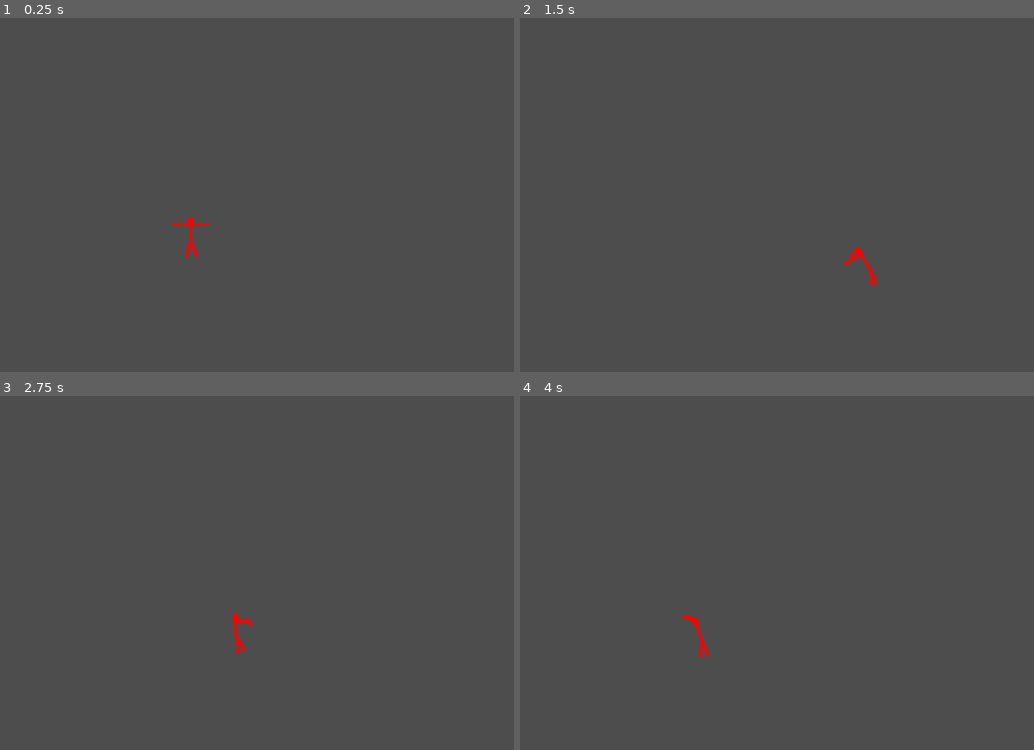
Above: before the commit, frames 1-4 (two rows, left to right).
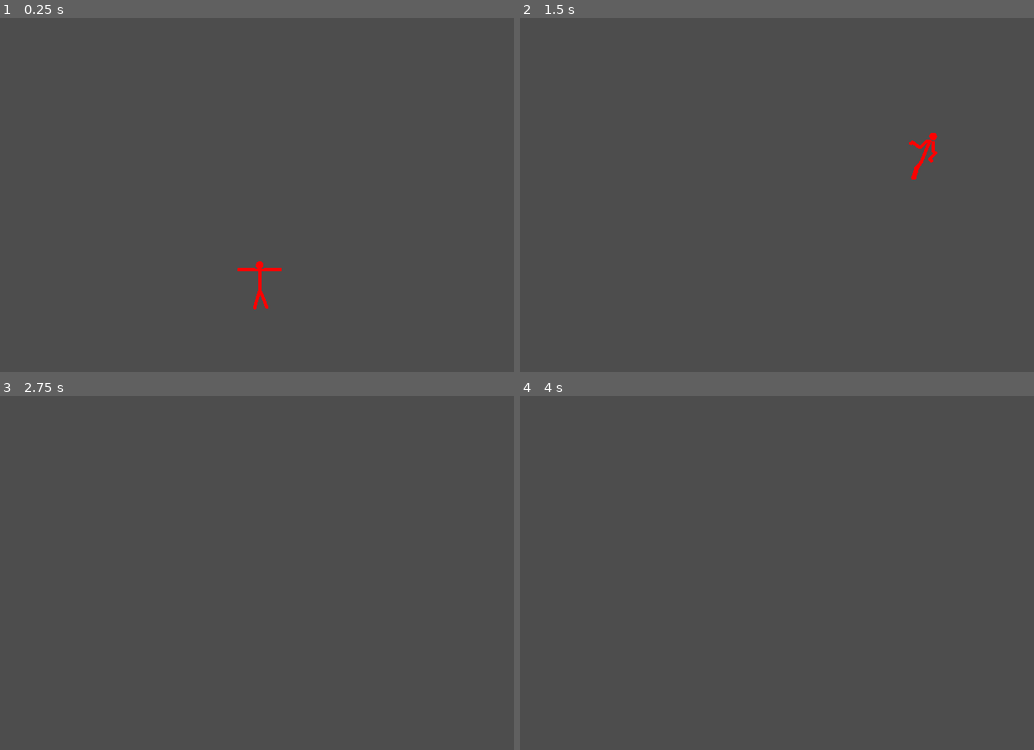
Above: after the commit, the same moments.

Repository: ZevZX/StickManRagdollPhysics
Game: Godot game, scene res://scenes/world.tscn
Same seed, same stepped clock (60 frames per second), same inputs: the game is played once before the commit and once after it.
Inputs:
- Up to frame 1 (0.25 s): no input
- Up to frame 2 (1.5 s): hold Right (ui_right) from 0.53 s (still down); tap Up (ui_up) at 0.6, 0.77, 1.07, 1.35 s
- Up to frame 3 (2.75 s): tap Up (ui_up) at 1.52, 1.82, 2.1 s; release Right (ui_right) at 2.03 s; hold Left (ui_left) from 2.03 s (still down)
- Up to frame 4 (4 s): release Left (ui_left) at 2.78 s; hold Right (ui_right) from 2.78 s (still down); tap Up (ui_up) at 2.85, 3.02, 3.32, 3.6, 3.77 s; tap Enter at 3.5 s

The runs differ from the first frame. In frame 1, 0.3% of the frame differs, in the area x 33-55%, y 56-83%; in frame 2, 0.3%; in frame 3, 0.1%; in frame 4, 0.1%.

Commit message:
changed variable names for convenience

Diff:
--- a/project.godot
+++ b/project.godot
@@ -17,8 +17,8 @@
 
 [display]
 
-window/size/viewport_width=1920
-window/size/viewport_height=1080
+window/size/viewport_width=1600
+window/size/viewport_height=900
 window/stretch/mode="canvas_items"
 window/stretch/aspect="expand"
 
--- a/scenes/ragdoll.tscn
+++ b/scenes/ragdoll.tscn
@@ -25,6 +25,10 @@
 [sub_resource type="CircleShape2D" id="CircleShape2D_206ns"]
 radius = 4.12311
 
+[sub_resource type="CapsuleShape2D" id="CapsuleShape2D_uw5jj"]
+radius = 4.0
+height = 41.6667
+
 [node name="Ragdoll" type="Node2D"]
 script = ExtResource("1_n81eu")
 
@@ -101,6 +105,11 @@
 texture = ExtResource("2_nbk44")
 
 [node name="CollisionShape2D" type="CollisionShape2D" parent="Limbs/LeftHand"]
+shape = SubResource("CircleShape2D_206ns")
+
+[node name="Area2D" type="Area2D" parent="Limbs/LeftHand"]
+
+[node name="CollisionShape2D" type="CollisionShape2D" parent="Limbs/LeftHand/Area2D"]
 shape = SubResource("CircleShape2D_206ns")
 
 [node name="RightUpperArm" type="RigidBody2D" parent="Limbs"]
@@ -147,17 +156,22 @@
 [node name="CollisionShape2D" type="CollisionShape2D" parent="Limbs/RightHand"]
 shape = SubResource("CircleShape2D_206ns")
 
-[node name="RightLegUpper" type="RigidBody2D" parent="Limbs"]
+[node name="Area2D" type="Area2D" parent="Limbs/RightHand"]
+
+[node name="CollisionShape2D" type="CollisionShape2D" parent="Limbs/RightHand/Area2D"]
+shape = SubResource("CircleShape2D_206ns")
+
+[node name="RightUpperLeg" type="RigidBody2D" parent="Limbs"]
 position = Vector2(0, 33)
 rotation = 1.57079
 script = ExtResource("3_wmh32")
 desired_angle = 1.75
 
-[node name="Sprite2D" type="Sprite2D" parent="Limbs/RightLegUpper"]
-scale = Vector2(0.08, 0.08)
-texture = ExtResource("3_q4ikt")
-
-[node name="CollisionShape2D" type="CollisionShape2D" parent="Limbs/RightLegUpper"]
+[node name="Sprite2D" type="Sprite2D" parent="Limbs/RightUpperLeg"]
+scale = Vector2(0.08, 0.08)
+texture = ExtResource("3_q4ikt")
+
+[node name="CollisionShape2D" type="CollisionShape2D" parent="Limbs/RightUpperLeg"]
 rotation = -1.57079
 shape = SubResource("CapsuleShape2D_h281v")
 
@@ -180,7 +194,7 @@
 
 [node name="CollisionShape2D" type="CollisionShape2D" parent="Limbs/RightLowerLeg/Area2D"]
 rotation = -1.57079
-shape = SubResource("CapsuleShape2D_h281v")
+shape = SubResource("CapsuleShape2D_uw5jj")
 
 [node name="LeftUpperLeg" type="RigidBody2D" parent="Limbs"]
 position = Vector2(0, 33)
@@ -219,22 +233,22 @@
 
 [node name="CollisionShape2D" type="CollisionShape2D" parent="Limbs/LeftLowerLeg/Area2D"]
 rotation = -1.57079
-shape = SubResource("CapsuleShape2D_h281v")
+shape = SubResource("CapsuleShape2D_uw5jj")
 
 [node name="TorsoToHead" type="PinJoint2D" parent="."]
 position = Vector2(0, -30)
 node_a = NodePath("../Limbs/Torso")
 node_b = NodePath("../Limbs/Head")
 
-[node name="TorsoToUpperLeftLeg" type="PinJoint2D" parent="."]
+[node name="TorsoToLeftUpperLeg" type="PinJoint2D" parent="."]
 position = Vector2(0, 22)
 node_a = NodePath("../Limbs/Torso")
 node_b = NodePath("../Limbs/LeftUpperLeg")
 
-[node name="TorsoToUpperRightLeg" type="PinJoint2D" parent="."]
+[node name="TorsoToRightUpperLeg" type="PinJoint2D" parent="."]
 position = Vector2(0, 22)
 node_a = NodePath("../Limbs/Torso")
-node_b = NodePath("../Limbs/RightLegUpper")
+node_b = NodePath("../Limbs/RightUpperLeg")
 
 [node name="LeftUpperLegToLeftLowerLeg" type="PinJoint2D" parent="."]
 position = Vector2(0, 44)
@@ -243,35 +257,35 @@
 
 [node name="RightUpperLegToRightLowerLeg" type="PinJoint2D" parent="."]
 position = Vector2(0, 44)
-node_a = NodePath("../Limbs/RightLegUpper")
+node_a = NodePath("../Limbs/RightUpperLeg")
 node_b = NodePath("../Limbs/RightLowerLeg")
 
-[node name="TorsoToLeftArmUpper" type="PinJoint2D" parent="."]
+[node name="TorsoToLeftUpperArm" type="PinJoint2D" parent="."]
 position = Vector2(-4, -27)
 node_a = NodePath("../Limbs/Torso")
 node_b = NodePath("../Limbs/LeftUpperArm")
 
-[node name="TorsoToRightArmUpper" type="PinJoint2D" parent="."]
+[node name="TorsoToRightUpperArm" type="PinJoint2D" parent="."]
 position = Vector2(5, -27)
 node_a = NodePath("../Limbs/Torso")
 node_b = NodePath("../Limbs/RightUpperArm")
 
-[node name="RightArmUpperToRightArmLower" type="PinJoint2D" parent="."]
+[node name="RightUpperArmToRightLowerArm" type="PinJoint2D" parent="."]
 position = Vector2(26, -27)
 node_a = NodePath("../Limbs/RightUpperArm")
 node_b = NodePath("../Limbs/RightLowerArm")
 
-[node name="RightArmLowerToRightHand" type="PinJoint2D" parent="."]
+[node name="RightLowerArmToRightHand" type="PinJoint2D" parent="."]
 position = Vector2(47, -27)
 node_a = NodePath("../Limbs/RightLowerArm")
 node_b = NodePath("../Limbs/RightHand")
 
-[node name="LeftArmUpperToLeftArmLower" type="PinJoint2D" parent="."]
+[node name="LeftUpperArmToLeftLowerArm" type="PinJoint2D" parent="."]
 position = Vector2(-26, -27)
 node_a = NodePath("../Limbs/LeftUpperArm")
 node_b = NodePath("../Limbs/LeftLowerArm")
 
-[node name="LeftArmLowerToHead" type="PinJoint2D" parent="."]
+[node name="LeftLowerArmToHead" type="PinJoint2D" parent="."]
 position = Vector2(-48, -27)
 node_a = NodePath("../Limbs/LeftLowerArm")
 node_b = NodePath("../Limbs/LeftHand")
@@ -280,8 +294,12 @@
 [connection signal="body_exited" from="Limbs/Torso/Area2D" to="." method="_on_area_2d_body_exited"]
 [connection signal="body_entered" from="Limbs/LeftLowerArm/Area2D" to="." method="_on_area_2d_body_entered"]
 [connection signal="body_exited" from="Limbs/LeftLowerArm/Area2D" to="." method="_on_area_2d_body_exited"]
+[connection signal="body_entered" from="Limbs/LeftHand/Area2D" to="." method="_on_area_2d_body_entered"]
+[connection signal="body_exited" from="Limbs/LeftHand/Area2D" to="." method="_on_area_2d_body_exited"]
 [connection signal="body_entered" from="Limbs/RightLowerArm/Area2D" to="." method="_on_area_2d_body_entered"]
 [connection signal="body_exited" from="Limbs/RightLowerArm/Area2D" to="." method="_on_area_2d_body_exited"]
+[connection signal="body_entered" from="Limbs/RightHand/Area2D" to="." method="_on_area_2d_body_entered"]
+[connection signal="body_exited" from="Limbs/RightHand/Area2D" to="." method="_on_area_2d_body_exited"]
 [connection signal="body_entered" from="Limbs/RightLowerLeg/Area2D" to="." method="_on_area_2d_body_entered"]
 [connection signal="body_exited" from="Limbs/RightLowerLeg/Area2D" to="." method="_on_area_2d_body_exited"]
 [connection signal="body_entered" from="Limbs/LeftLowerLeg/Area2D" to="." method="_on_area_2d_body_entered"]
--- a/scenes/world.tscn
+++ b/scenes/world.tscn
@@ -3,7 +3,7 @@
 [ext_resource type="PackedScene" uid="uid://d0pkkcj5jhfco" path="res://scenes/ragdoll.tscn" id="1_mged6"]
 
 [sub_resource type="RectangleShape2D" id="RectangleShape2D_ggrjj"]
-size = Vector2(2223, 1643)
+size = Vector2(595.5, 438.5)
 
 [node name="Game" type="Node2D"]
 
@@ -15,14 +15,26 @@
 collision_layer = 7
 collision_mask = 7
 
+[node name="CollisionShape2D4" type="CollisionShape2D" parent="StaticBody2D"]
+position = Vector2(920, -312)
+shape = SubResource("RectangleShape2D_ggrjj")
+
 [node name="CollisionShape2D" type="CollisionShape2D" parent="StaticBody2D"]
-position = Vector2(1057, 1460)
+position = Vector2(957, 598)
 shape = SubResource("RectangleShape2D_ggrjj")
 
 [node name="CollisionShape2D2" type="CollisionShape2D" parent="StaticBody2D"]
-position = Vector2(-654, -152)
+position = Vector2(1614, 216)
 shape = SubResource("RectangleShape2D_ggrjj")
 
 [node name="CollisionShape2D3" type="CollisionShape2D" parent="StaticBody2D"]
-position = Vector2(2639, -171)
+position = Vector2(179, 343)
 shape = SubResource("RectangleShape2D_ggrjj")
+
+[node name="CollisionShape2D5" type="CollisionShape2D" parent="StaticBody2D"]
+position = Vector2(-3741, -42)
+shape = SubResource("RectangleShape2D_ggrjj")
+
+[node name="CollisionShape2D6" type="CollisionShape2D" parent="StaticBody2D"]
+position = Vector2(-2857, 43)
+shape = SubResource("RectangleShape2D_ggrjj")
--- a/scripts/RagdollController.gd
+++ b/scripts/RagdollController.gd
@@ -1,10 +1,10 @@
 extends Node2D
 
-var power = 300
-const JUMP_VELOCITY = 33
-var can_jump = false
-var can_jumpnumber = 0
-var can_jumplimit = 0
+var moveSpeed = 300
+const jumpHeight = 9900
+var jumpAble = false
+var jumpNumber = 0
+var jumpLimit = 0
 
 # Limb Controls
 var limbs = []
@@ -16,13 +16,13 @@
 func _physics_process(delta):
 	var axis = Input.get_action_strength("ui_right") - Input.get_action_strength("ui_left")
 	var axis_y = - Input.get_action_strength("ui_down")
-	$Limbs/Torso.apply_impulse(Vector2.RIGHT * axis * power, Vector2.ZERO)
-	$Limbs/Torso.apply_impulse(Vector2.UP * 5 * axis_y * power, Vector2.ZERO)
+	$Limbs/Torso.apply_impulse(Vector2.RIGHT * axis * moveSpeed, Vector2.ZERO)
+	$Limbs/Torso.apply_impulse(Vector2.UP * 5 * axis_y * moveSpeed, Vector2.ZERO)
 	# Jumping
-	if Input.is_action_just_pressed("ui_up") and can_jump and can_jumplimit < 2:
-		$Limbs/Torso.apply_impulse(Vector2.UP * JUMP_VELOCITY * power, Vector2.ZERO)
-		can_jumplimit += 1
-		print(can_jumplimit)
+	if Input.is_action_just_pressed("ui_up") and jumpAble and jumpLimit < 2:
+		$Limbs/Torso.apply_impulse(Vector2.UP * jumpHeight, Vector2.ZERO)
+		jumpLimit += 1
+		print(jumpLimit)
 
 	# Loop Over All Limbs
 	for limb in $Limbs.get_children():
@@ -43,15 +43,15 @@
 
 func _on_area_2d_body_entered(body):
 	if body.is_in_group("ground"):
-		can_jump = true
-		print('wall jump on')
-		can_jumpnumber += 1
+		jumpAble = true
+		print('can jump')
+		jumpNumber += 1
 
 func _on_area_2d_body_exited(body):
 	if body.is_in_group("ground"):
-		can_jumpnumber -= 1
-		if can_jumpnumber == 0:
-			can_jump = false
-			print('wall jump off')
-			if can_jumplimit == 2:
-				can_jumplimit -= 2
+		jumpNumber -= 1
+		if jumpNumber == 0:
+			jumpAble = false
+			print('cant jump')
+			if jumpLimit == 2:
+				jumpLimit -= 2
Renamed: scenes/stickman.tscn -> scenes/no.tscn
Not shown: 1 places in scenes/ragdoll.tscn that only renumber resources
